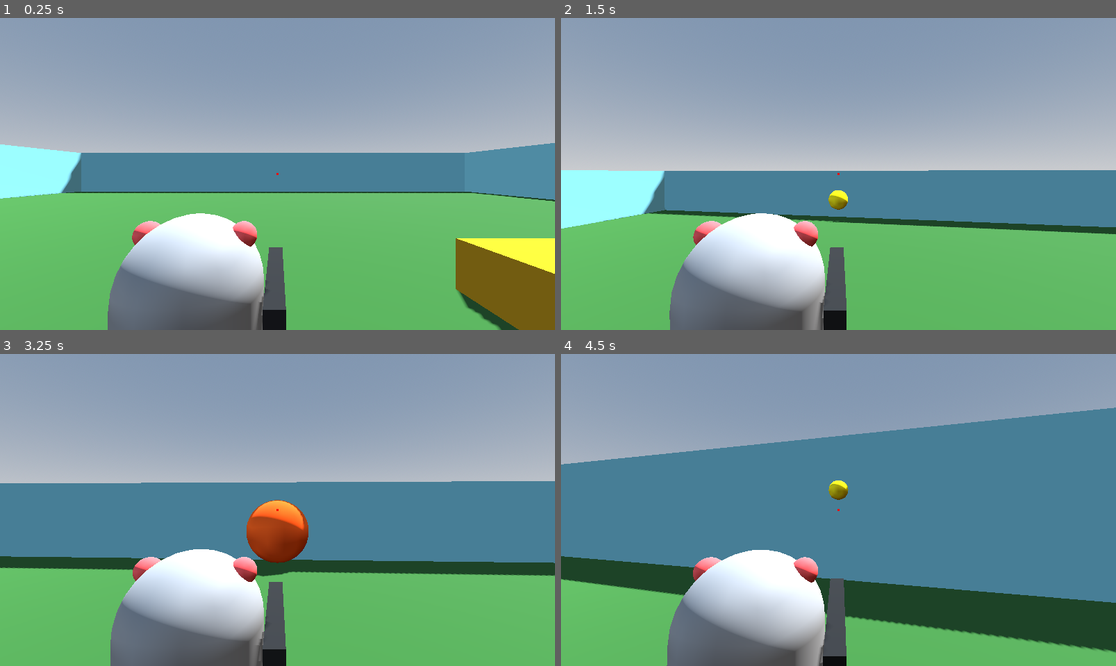
Above: before the commit, frames 1-4 (two rows, left to right).
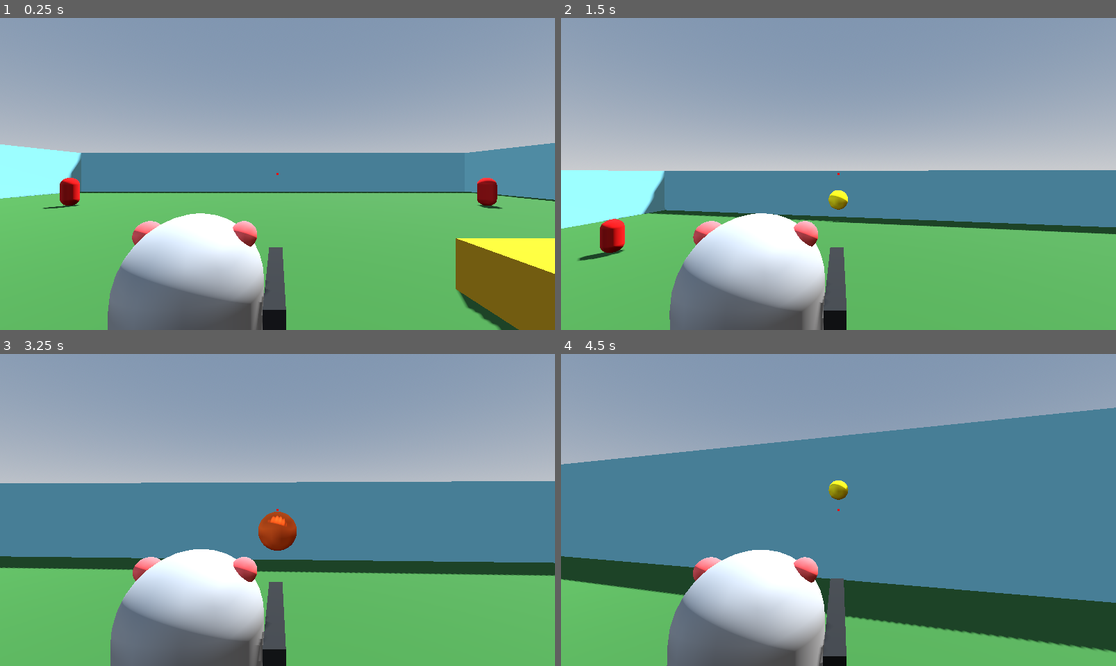
Above: after the commit, the same moments.

Repository: adrian-deguzman/over-the-shoulder-tps
Game: Godot game, scene res://scenes/world.tscn
Two runs of this game, one before a commit and one after it. Both use one fixed random seed, a clock stepped at 60 frames per second and the inputs below.
Inputs (mouse positions are in pixels of both pictures, inside the frame that each line leads up to):
- Up to frame 1 (0.25 s): no input
- Up to frame 2 (1.5 s): tap Enter at 0.5 s; move the mouse to (866, 174) at 0.52 s; hold W (up) from 0.53 s (still down); click (866, 174) at 0.6 s; tap Space (jump) at 0.77 s; move the mouse to (810, 174) at 1.27 s; click (810, 174) at 1.35 s
- Up to frame 3 (3.25 s): keep holding W (up); tap Space (jump) at 1.52, 3.02 s; move the mouse to (288, 503) at 2.02 s; click (288, 503) at 2.1 s; move the mouse to (271, 516) at 2.77 s; click (271, 516) at 2.85 s
- Up to frame 4 (4.5 s): keep holding W (up); move the mouse to (877, 513) at 3.52 s; click (877, 513) at 3.6 s; tap Space (jump) at 3.77 s; move the mouse to (794, 506) at 4.27 s; click (794, 506) at 4.35 s

The runs differ from the first frame. In frame 1, 0.6% of the frame differs, in the area x 7-91%, y 51-62%; in frame 2, 0.5%; in frame 3, 1.3%, in the area x 44-56%, y 46-72%; in frame 4, nothing differs.

Commit message:
added: enemies

Diff:
--- /dev/null
+++ b/barrion-deguzman-tps/scenes/enemy.tscn
@@ -0,0 +1,20 @@
+[gd_scene format=3 uid="uid://b2e31k8ewi7o7"]
+
+[ext_resource type="Script" uid="uid://bo00mvaf34ynn" path="res://scripts/enemy.gd" id="1_7p1mj"]
+
+[sub_resource type="StandardMaterial3D" id="StandardMaterial3D_8tegq"]
+albedo_color = Color(0.72, 0, 0, 1)
+
+[sub_resource type="CapsuleMesh" id="CapsuleMesh_7p1mj"]
+material = SubResource("StandardMaterial3D_8tegq")
+
+[sub_resource type="CapsuleShape3D" id="CapsuleShape3D_md0e3"]
+
+[node name="Enemy" type="StaticBody3D" unique_id=1518527902]
+script = ExtResource("1_7p1mj")
+
+[node name="MeshInstance3D" type="MeshInstance3D" parent="." unique_id=928397830]
+mesh = SubResource("CapsuleMesh_7p1mj")
+
+[node name="CollisionShape3D" type="CollisionShape3D" parent="." unique_id=301902991]
+shape = SubResource("CapsuleShape3D_md0e3")
--- a/barrion-deguzman-tps/scenes/world.tscn
+++ b/barrion-deguzman-tps/scenes/world.tscn
@@ -1,6 +1,7 @@
 [gd_scene format=3 uid="uid://dxwu7vxpwm1fa"]
 
 [ext_resource type="Script" uid="uid://der5uwxks4mby" path="res://scripts/Player.gd" id="1_nnsk1"]
+[ext_resource type="PackedScene" uid="uid://b2e31k8ewi7o7" path="res://scenes/enemy.tscn" id="2_rwgxs"]
 
 [sub_resource type="ProceduralSkyMaterial" id="ProceduralSkyMaterial_rwgxs"]
 sky_horizon_color = Color(0.66224277, 0.6717428, 0.6867428, 1)
@@ -159,3 +160,15 @@
 material_override = SubResource("StandardMaterial3D_k0juu")
 use_collision = true
 size = Vector3(1, 5, 1)
+
+[node name="Enemy" parent="." unique_id=1518527902 instance=ExtResource("2_rwgxs")]
+transform = Transform3D(1, 0, 0, 0, 1, 0, 0, 0, 1, 15, 1, 16)
+
+[node name="Enemy2" parent="." unique_id=2051064441 instance=ExtResource("2_rwgxs")]
+transform = Transform3D(1, 0, 0, 0, 1, 0, 0, 0, 1, 15.496729, 1, -12.971874)
+
+[node name="Enemy3" parent="." unique_id=576282225 instance=ExtResource("2_rwgxs")]
+transform = Transform3D(1, 0, 0, 0, 1, 0, 0, 0, 1, -14.166724, 1, -12.971874)
+
+[node name="Enemy4" parent="." unique_id=951847925 instance=ExtResource("2_rwgxs")]
+transform = Transform3D(1, 0, 0, 0, 1, 0, 0, 0, 1, -17.221859, 1, 17.366007)
--- a/barrion-deguzman-tps/scripts/bullet.gd
+++ b/barrion-deguzman-tps/scripts/bullet.gd
@@ -34,6 +34,14 @@
 
 	if raycast.is_colliding():
 		# It hit something!
+		var collider = raycast.get_collider()
+
+		# NEW: Check if the object we hit is an enemy.
+		# We do this by checking if the object has the "take_damage" function we just made.
+		if collider and collider.has_method("take_damage"):
+			collider.take_damage()
+
+		# Spawn the standard small explosion at the impact point
 		spawn_explosion(raycast.get_collision_point())
 
 		# Destroy the bullet.
--- /dev/null
+++ b/barrion-deguzman-tps/scripts/enemy.gd
@@ -0,0 +1,29 @@
+extends StaticBody3D
+
+# Enemy requires exactly 3 hits to destroy
+var health: int = 3
+
+# Preload the explosion scene to use when dying
+var explosion_scene = preload("res://scenes/explosion.tscn")
+
+# Function called by the bullet when it hits this body
+func take_damage() -> void:
+	health -= 1
+
+	if health <= 0:
+		die()
+
+func die() -> void:
+	var big_explosion = explosion_scene.instantiate()
+	get_tree().root.add_child(big_explosion)
+
+	# Place the explosion where the enemy was
+	big_explosion.global_position = global_position
+
+	# NEW: Satisfy the "bigger explosion if destroyed" rubric requirement!
+	# Because you exported these variables in explosion.gd, we can alter them here.
+	big_explosion.expansion_speed = 100.0 # Expands much faster
+	big_explosion.lifetime = 0.25 # Lasts much longer, making the final size huge!
+
+	# Remove the enemy from the game
+	queue_free()
--- a/barrion-deguzman-tps/scripts/explosion.gd
+++ b/barrion-deguzman-tps/scripts/explosion.gd
@@ -1,7 +1,7 @@
 extends Node3D
 
 # @export makes these variables visible in the Godot Inspector panel!
-@export var expansion_speed: float = 60.0
+@export var expansion_speed: float = 30.0
 @export var lifetime: float = 0.05 # Increasing this will make the final explosion bigger!
 
 func _ready() -> void:
Not shown, added: barrion-deguzman-tps/scripts/enemy.gd.uid
